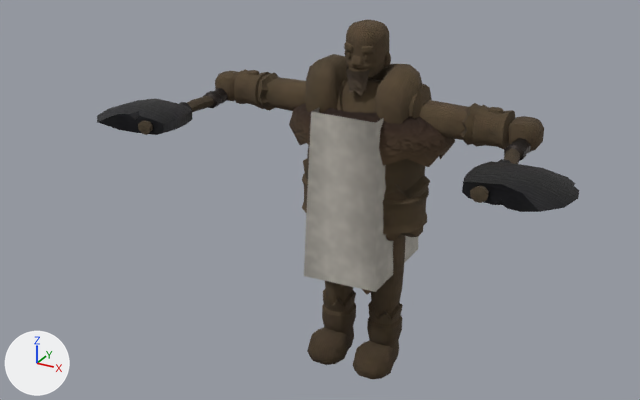
The glTF model csharp/Unciv.Godot/Packs/units/models/unit/Mohawk Warrior.glb, before and after one commit.
Both versions are drawn from a 50 mm camera at (0.833, -1.73, 1.266) aimed at (-0.028, -0.164, 0.483). The lights are fixed; the arrows at lower left show +X, +Y and +Z. The older version comes first.

Names of what the first picture shows: '1H_Axe', '1H_Axe_Offhand', 'Warrior'.
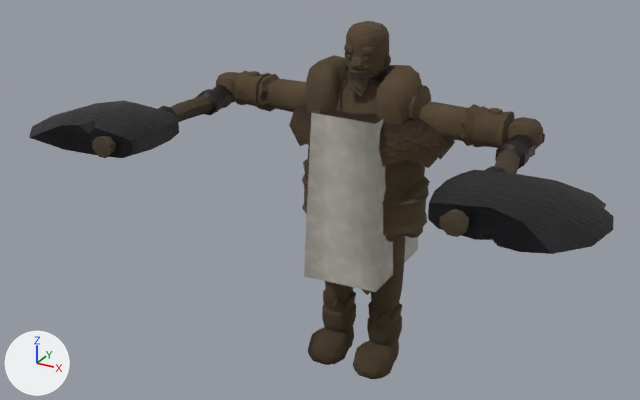
Location of each change, [x1, y1, x2, y2] in pixels of the pictures (640 x 400 px):
'Warrior', rescaled
    before: [215, 20, 544, 379]
    after: [216, 21, 543, 379]
'1H_Axe_Offhand', moved, rescaled (58% wider, 63% taller)
    before: [462, 138, 579, 212]
    after: [428, 133, 614, 254]
'1H_Axe', moved, rescaled (56% wider, 54% taller)
    before: [97, 88, 227, 135]
    after: [29, 85, 232, 158]

The change in detail:
Object 'Warrior' (ob_warrior) is rescaled from (0.439, 0.439, 0.439) to (0.437, 0.437, 0.437).
Object '1H_Axe_Offhand' (ob_1h_axe_offhand) moves from (0.371, -0.058, 0.637) to (0.369, -0.063, 0.635).
Object '1H_Axe_Offhand' (ob_1h_axe_offhand) is rescaled from (0.285, 0.285, 0.285) to (0.426, 0.426, 0.426).
Object '1H_Axe' (ob_1h_axe) moves from (-0.371, -0.058, 0.637) to (-0.369, -0.063, 0.635).
Object '1H_Axe' (ob_1h_axe) is rescaled from (0.285, 0.285, 0.285) to (0.426, 0.426, 0.426).
